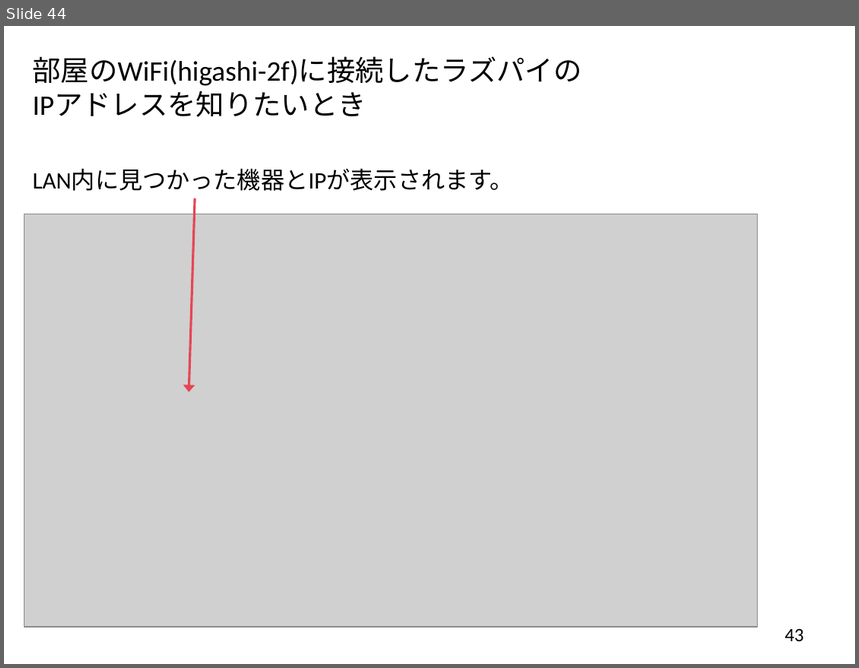
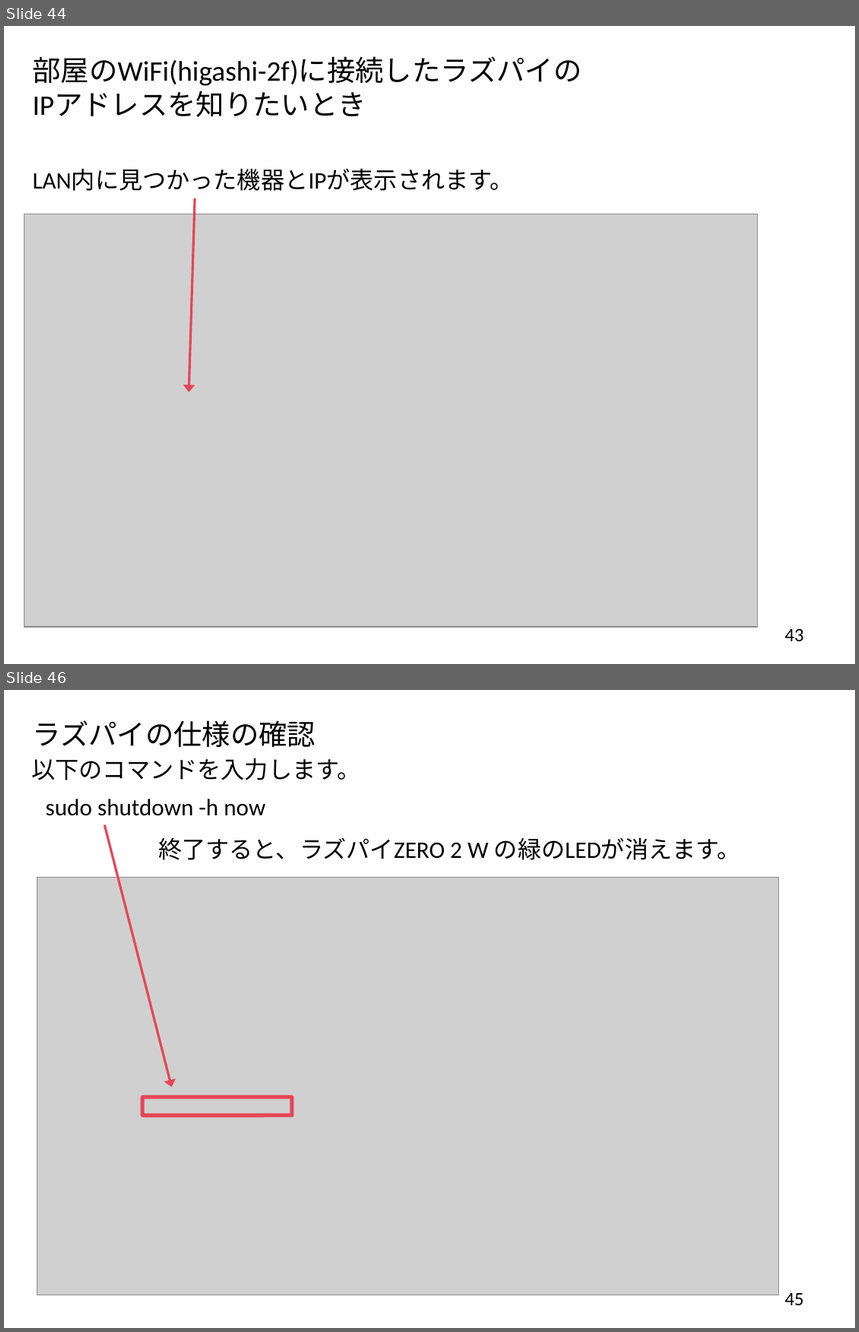
Before and after one commit to tarosay/raspi-zero-notes, a slide deck: Description/ラズパイZero初めての起動とWiFi接続.pptx. Shown one above the other, each under a label of ours: slide 44 before the commit, slides 44 and 46 after it; the slides between them are not shown. The pictures are 859x668 and 859x1332 pixels, drawn with LibreOffice and Linux fonts; fonts in the diff are those of the drawing; grey boxes stand for pictures. Boxes give left, top, right and bottom in pixels: in the first picture for what was removed or moved away, otherwise in the second. Text is boxed around its words. In the diff, an @@ line names an element or a change of style, - is before the commit and + after.

```diff
--- a/Description/ラズパイZero初めての起動とWiFi接続.pptx
+++ b/Description/ラズパイZero初めての起動とWiFi接続.pptx
@@ slide 46 added at box(4, 690, 855, 1328), background #FFFFFF @@
@@ text added at box(33, 720, 316, 747), 24 pt, text #000000 @@
+ラズパイの仕様の確認
@@ text added at box(31, 758, 360, 780), 20 pt, text #000000 @@
+以下のコマンドを入力します。
@@ text added at box(46, 799, 265, 816), 20 pt, text #000000 @@
+sudo shutdown -h now
@@ arrow added from (104, 825) to (172, 1087), #E64555 2 pt @@
@@ text added at box(158, 837, 741, 860), 20 pt, text #000000 @@
+終了すると、ラズパイZERO 2 W の緑のLEDが消えます。
@@ picture added at box(37, 877, 778, 1295) @@
@@ rounded rectangle added at box(143, 1097, 293, 1116), outline #E64555 3.25 pt @@
@@ page number added at box(785, 1293, 804, 1306), 16 pt, text #000000 @@
+45
```
Also in this commit, not shown: 1 other slide added, 2 other files.
